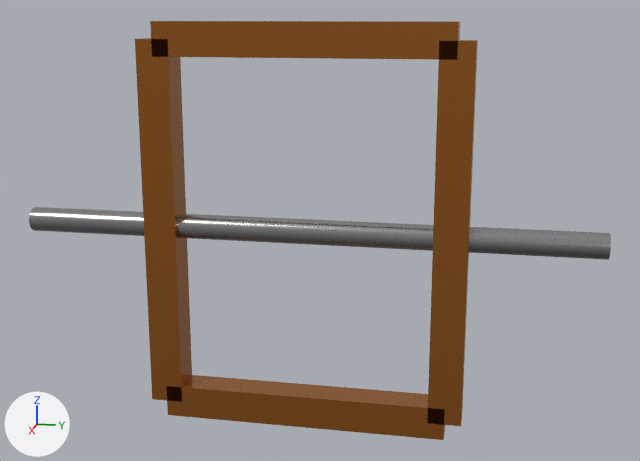
An edit to the glTF model public/models/dc_coil_only.glb, drawn before and after from the same camera.
One viewpoint serves both versions: a 50 mm lens placed at (3.026, 0.664, 0.764), pointed at (-0.012, 0.056, 0.004). The axes (+X, +Y, +Z) are drawn at lower left. The lights are the same throughout. The picture after the commit comes second. Where no turn or scale is listed for an object, it has been applied to the vertices.

Before the edit, the objects in view are built like this:
```python
mat_material_0 = principled_material('Material_0')
mat_material_0.base_color = (0.479, 0.171, 0.0331)  # orange #b87333
mat_material_0.metallic = 0.85
mat_material_0.roughness = 0.22
me_mesh_0 = bpy.data.meshes.new('Mesh_0')
me_mesh_0.from_pydata(...)  # a box spanning x -0.06..0.06, y -0.06..0.06, z -0.675..0.675
me_mesh_0.materials.append(mat_material_0)  # orange #b87333
me_mesh_1 = bpy.data.meshes.new('Mesh_1')
me_mesh_1.from_pydata(...)  # a box spanning x -0.06..0.06, y -0.06..0.06, z -0.675..0.675
me_mesh_1.materials.append(mat_material_0)  # orange #b87333
me_mesh_2 = bpy.data.meshes.new('Mesh_2')
me_mesh_2.from_pydata(...)  # a box spanning x -0.06..0.06, y -0.525..0.525, z -0.06..0.06
me_mesh_2.materials.append(mat_material_0)  # orange #b87333
me_mesh_3 = bpy.data.meshes.new('Mesh_3')
me_mesh_3.from_pydata(...)  # a box spanning x -0.06..0.06, y -0.525..0.525, z -0.06..0.06
me_mesh_3.materials.append(mat_material_0)  # orange #b87333
me_mesh_4 = bpy.data.meshes.new('Mesh_4')
me_mesh_4.from_pydata(...)  # 44 vertices, 80 faces; spans x -0.05..0.05, y -1.05..1.05, z -0.05..0.05
me_mesh_4.materials.append(mat_material_1)  # grey #a7a7a7
ob_mesh_0 = bpy.data.objects.new('Mesh_0', me_mesh_0)
ob_mesh_0.location = (0.0, -0.525, 0.0)
ob_mesh_1 = bpy.data.objects.new('Mesh_1', me_mesh_1)
ob_mesh_1.location = (0.0, 0.525, 0.0)
ob_mesh_2 = bpy.data.objects.new('Mesh_2', me_mesh_2)
ob_mesh_2.location = (0.0, 0.0, -0.675)
ob_mesh_3 = bpy.data.objects.new('Mesh_3', me_mesh_3)
ob_mesh_3.location = (0.0, 0.0, 0.675)
ob_mesh_4 = bpy.data.objects.new('Mesh_4', me_mesh_4)
ob_mesh_4.location = (0.0, 0.0, 0.0)
```
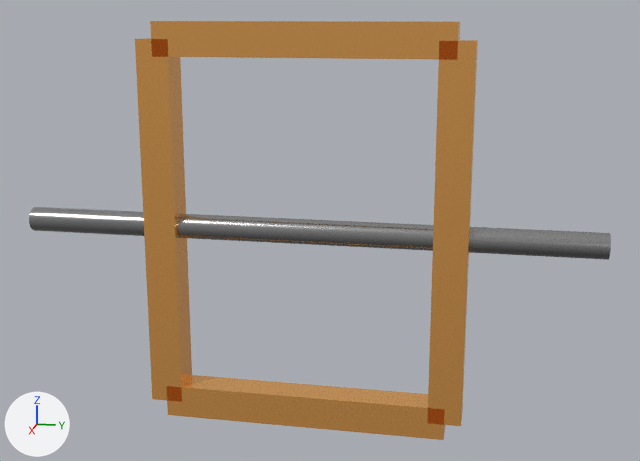
Location of each change, [x1, y1, x2, y2] in pixels of the pictures (640 x 461 px):
'Mesh_0', recoloured, surface changed (lighter): [135, 38, 192, 402] in both
'Mesh_1', recoloured, surface changed (lighter): [427, 40, 478, 426] in both
'Mesh_2', recoloured, surface changed (lighter): [167, 375, 446, 440] in both
'Mesh_3', recoloured, surface changed (lighter): [150, 21, 460, 60] in both

What the commit changed:
Material 'Material_0' (mat_material_0) changes colour from orange #b87333 to orange #f2b567; in linear values from (0.479, 0.171, 0.0331) to (0.888, 0.462, 0.136).
In material 'Material_0' (mat_material_0), emission_color is now set to (0.144, 0.0467, 0.00605), brown #6a3d12.
In material 'Material_0' (mat_material_0), emission_strength is now set to 0.45.
